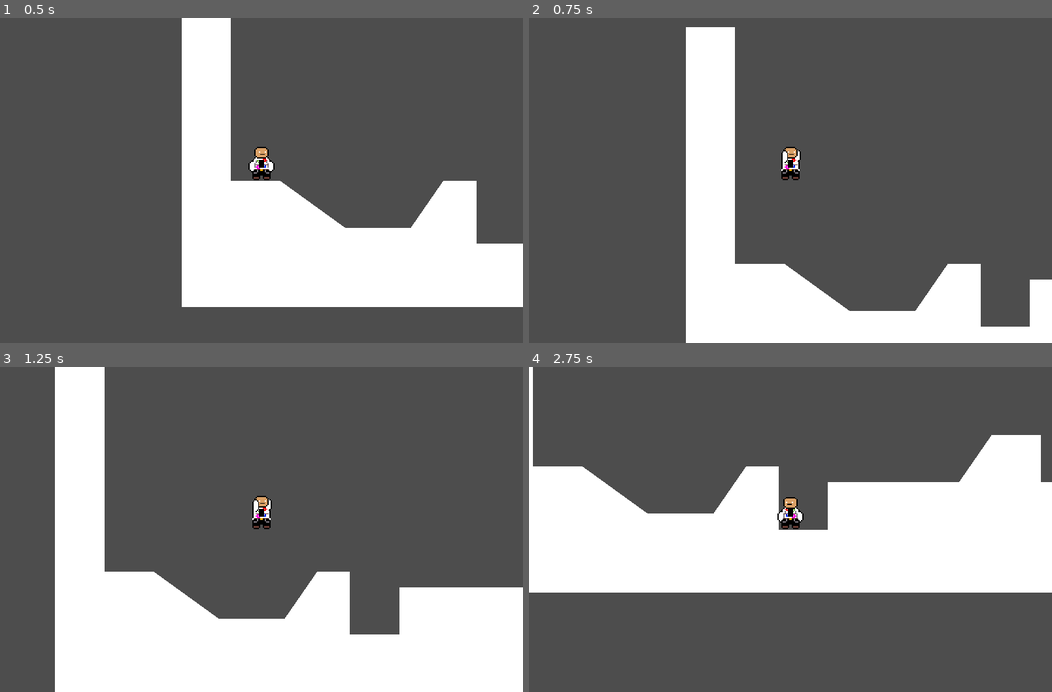
Above: before the commit, frames 1-4 (two rows, left to right).
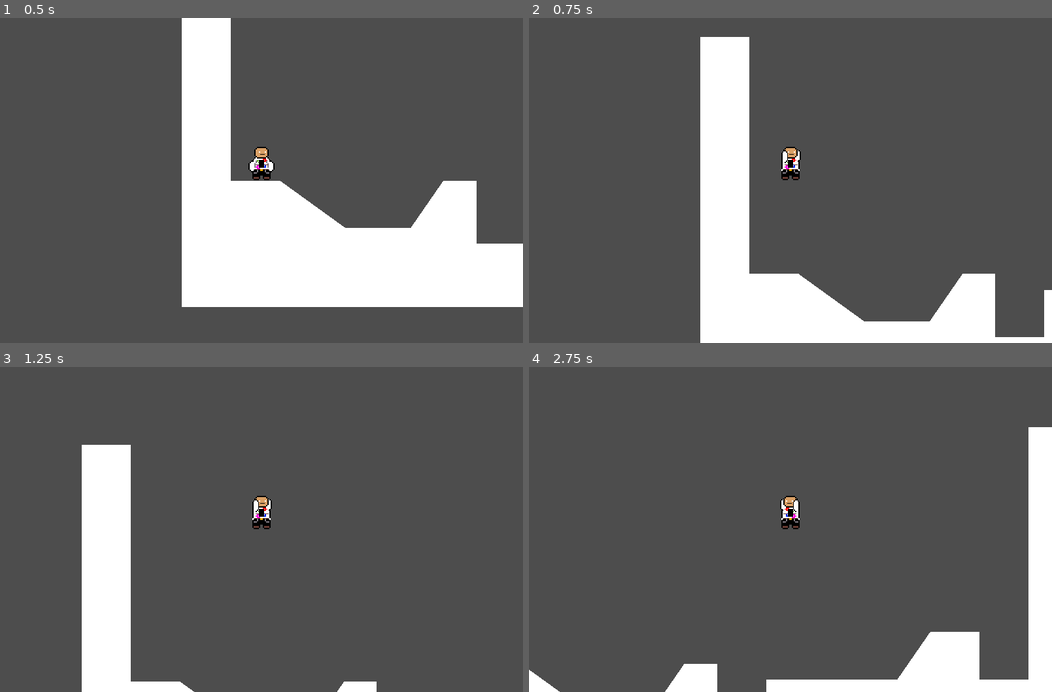
Above: after the commit, the same moments.

Repository: AnOropeza26/Capstone-game
Game: Godot game, scene res://world.tscn
The game is run twice, just before and just after one commit, with the same random seed, the same clock (stepped at 60 frames per second) and the same inputs.
Inputs:
- Up to frame 1 (0.5 s): no input
- Up to frame 2 (0.75 s): tap Enter (ui_accept) at 0.5, 0.6 s; hold Right (ui_right) from 0.53 s (still down)
- Up to frame 3 (1.25 s): keep holding Right (ui_right); tap Enter (ui_accept) at 0.77, 1.07 s
- Up to frame 4 (2.75 s): tap Enter (ui_accept) at 1.35, 1.52, 1.82, 2.1 s; release Right (ui_right) at 2.03 s; hold Left (ui_left) from 2.03 s (still down)

Frame 1 is identical in both runs. In frame 2, 7.4% of the frame differs, in the area x 30-100%, y 2-100%; in frame 3, 29%; in frame 4, 39%, in the area x 0-100%, y 0-100%.

Commit message:
Double Jump

Diff:
--- a/DefaultMovementData.tres
+++ b/DefaultMovementData.tres
@@ -9,4 +9,5 @@
 jump_velocity = -400.0
 friction = 4000.0
 gravity_scale = 1.1
-air_resistance = 10000.0
+air_resistance = 200.0
+air_acceleration = 400.0
--- a/PlayerMovementData.gd
+++ b/PlayerMovementData.gd
@@ -8,3 +8,4 @@
 @export var friction = 4000.0
 @export var gravity_scale = 1.0
 @export var air_resistance = 200.0
+@export var air_acceleration = 400.0
--- a/player.tscn
+++ b/player.tscn
@@ -9,6 +9,7 @@
 
 @export var movement_data : PlayerMovementData
 
+var air_jump = false
 var gravity = ProjectSettings.get_setting(\"physics/2d/default_gravity\")
 
 @onready var animated_sprite_2d = $AnimatedSprite2D
@@ -19,6 +20,7 @@
 	apply_gravity(delta)
 	handle_jump()
 	var input_axis := Input.get_axis(\"ui_left\", \"ui_right\")
+	handle_air_acceleration(input_axis, delta)
 	handle_acceleration(input_axis, delta)
 	apply_friction(input_axis, delta)
 	apply_air_resistance(input_axis, delta)
@@ -35,6 +37,8 @@
 		velocity.y += gravity * movement_data.gravity_scale * delta
 
 func handle_jump():
+	if is_on_floor(): air_jump = true
+
 	if  is_on_floor() or coyote_jump_timer.time_left > 0.0:
 		if Input.is_action_just_pressed(\"ui_accept\"):
 			velocity.y = movement_data.jump_velocity
@@ -42,9 +46,21 @@
 		if Input.is_action_just_pressed(\"ui_accept\") and velocity.y < movement_data.jump_velocity/ 2 :
 			velocity.y = movement_data.jump_velocity / 1.2
 
+		if Input.is_action_just_pressed(\"ui_accept\") and air_jump:
+			velocity.y = movement_data.jump_velocity
+			air_jump = false
+
+
 func handle_acceleration(input_axis, delta):
+	if not is_on_floor(): return
 	if input_axis != 0:
 		velocity.x = move_toward(velocity.x, movement_data.speed * input_axis, movement_data.acceleration * delta)
+
+func handle_air_acceleration(input_axis, delta):
+	if is_on_floor(): return
+	if input_axis != 0:
+		velocity.x = move_toward(velocity.x, movement_data.speed * input_axis, movement_data.air_acceleration * delta)
+
 
 func apply_friction(input_axis, delta):
 	if input_axis == 0 and is_on_floor():
